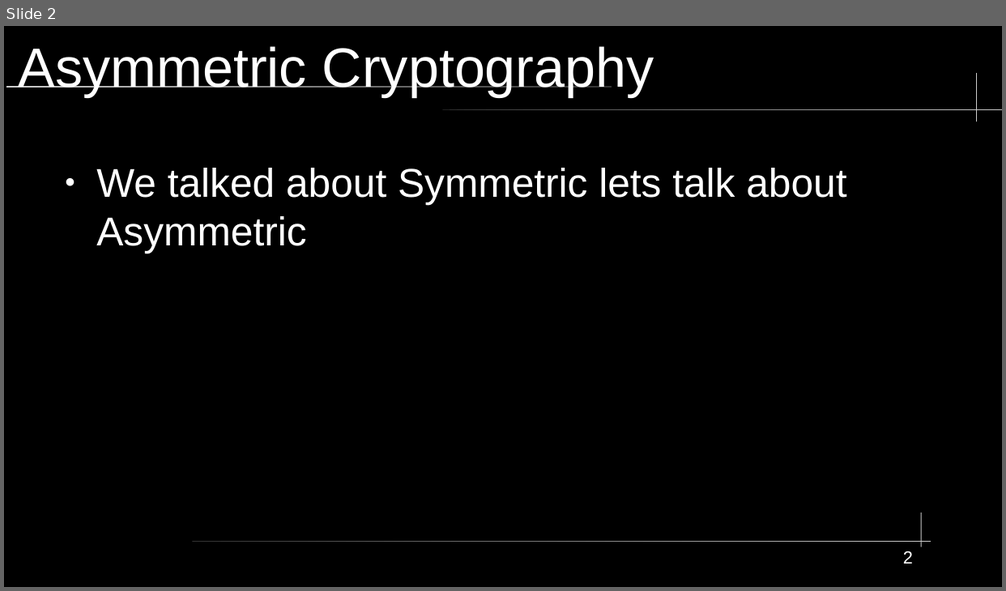
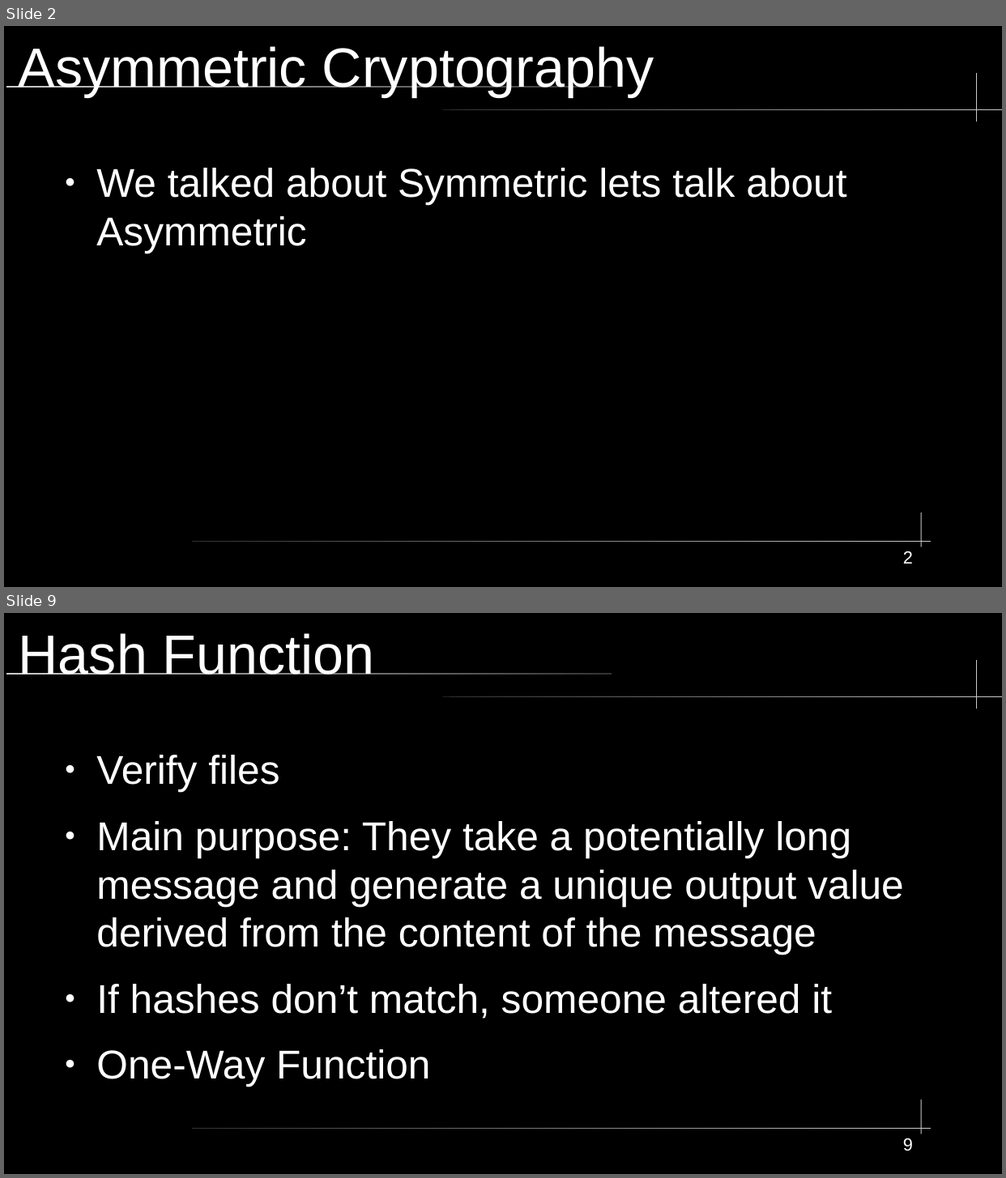
Before and after one commit to City-Colleges-of-Chicago-Cybersecurity/COMPSFI-214, a slide deck: 2026/Spring/powerpoints/Chapter-07-PKI-and-Cryptographic-Applications.odp. Shown one above the other, each under a label of ours: slide 2 before the commit, slides 2 and 9 after it; the slides between them are not shown. The pictures are 1006x591 and 1006x1178 pixels, drawn with LibreOffice and Linux fonts; fonts in the diff are those of the drawing. Boxes give left, top, right and bottom in pixels: in the first picture for what was removed or moved away, otherwise in the second. Text is boxed around its words. In the diff, an @@ line names an element or a change of style, - is before the commit and + after.

```diff
--- a/2026/Spring/powerpoints/Chapter-07-PKI-and-Cryptographic-Applications.odp
+++ b/2026/Spring/powerpoints/Chapter-07-PKI-and-Cryptographic-Applications.odp
@@ slide 9 added at [4,613,1002,1174], background #000000; not listed: 5 template elements that a slide beside it also shows @@
@@ title added at [19,633,375,675], 44 pt, text #FFFFFF @@
+Hash Function
@@ text added at [96,755,904,1087], 32 pt, text #FFFFFF @@
+● Verify files
+● Main purpose: They take a potentially long message and generate a unique output value derived from the content of the message
+● If hashes don’t match, someone altered it
+● One-Way Function
@@ page number added at [903,1139,913,1152], 14 pt, text #FFFFFF @@
+9
```
Also in this commit, not shown: 1 slide changed, 24 other slides added, 8 other files.
